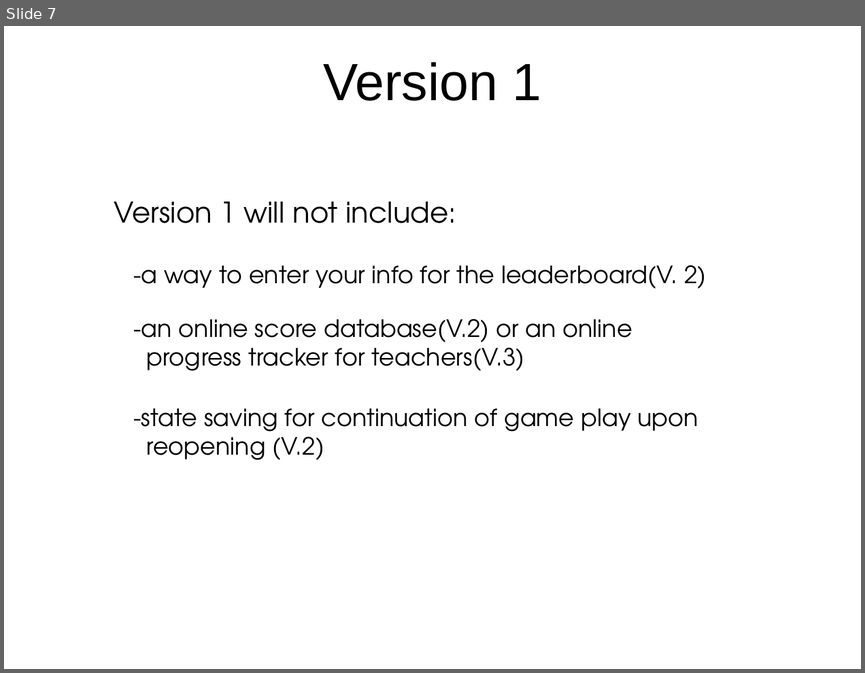
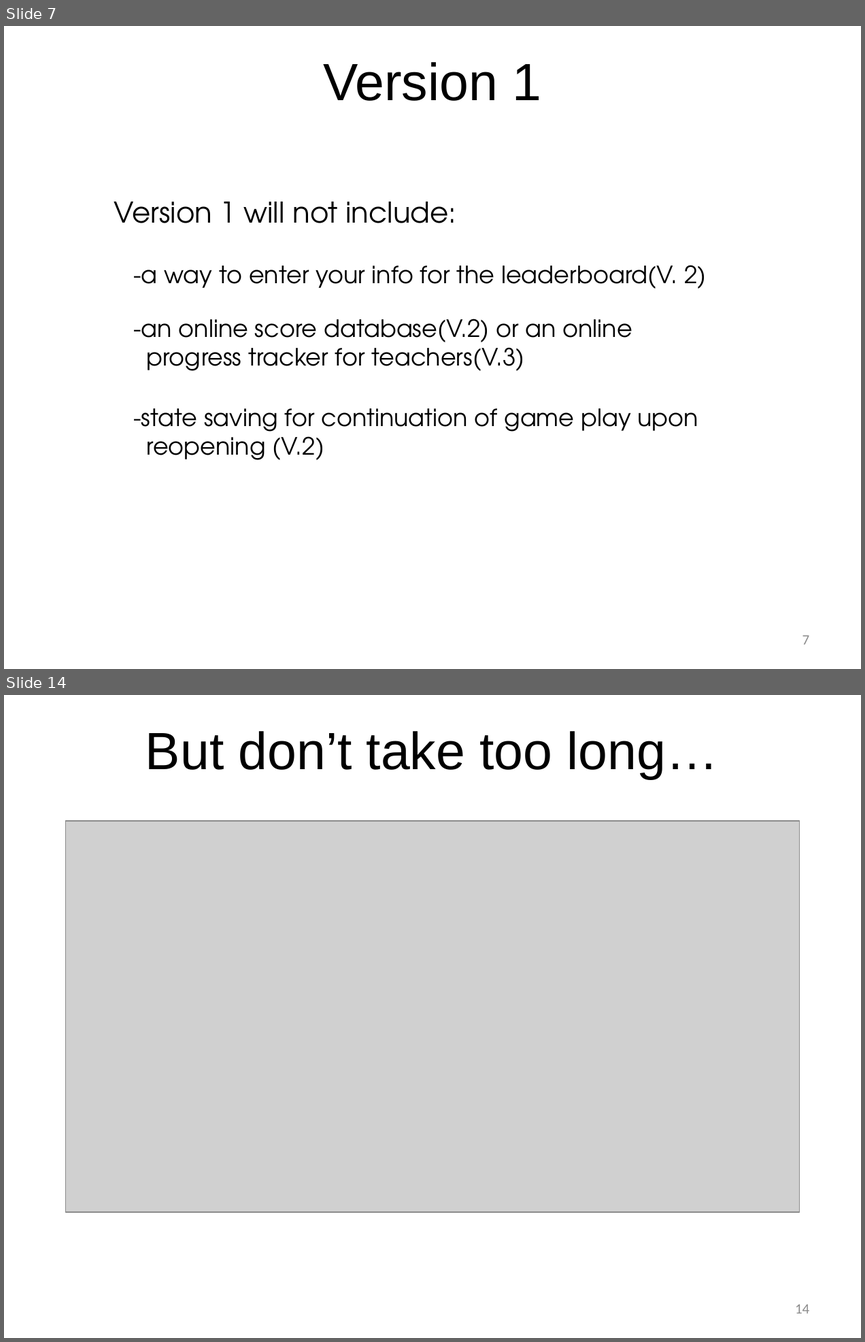
Before and after one commit to coolcatco888/cmpt275group11, a slide deck: documents/presentation1/Presentation1.pptx. Shown one above the other, each under a label of ours: slide 7 before the commit, slides 7 and 14 after it; the slides between them are not shown. The pictures are 865x673 and 865x1342 pixels, drawn with LibreOffice and Linux fonts; fonts in the diff are those of the drawing; grey boxes stand for pictures; background and template pictures are left out. Boxes give left, top, right and bottom in pixels: in the first picture for what was removed or moved away, otherwise in the second. Text is boxed around its words. In the diff, an @@ line names an element or a change of style, - is before the commit and + after.

```diff
--- a/documents/presentation1/Presentation1.pptx
+++ b/documents/presentation1/Presentation1.pptx
@@ slide 14 added at [4,695,861,1338], background picture (left out) @@
@@ title added at [145,731,718,779], 44 pt, text #000000 @@
+But don’t take too long…
@@ picture added at [66,821,799,1212] @@
@@ rectangle added at [149,851,712,1155], fill #FFFFFF, outline #FFFFFF 0.75 pt @@
@@ page number added at [795,1304,809,1313], 12 pt, text #8C8C8C @@
+14
@@ slide 7 changed as well @@
@@ page number added at [802,635,810,644], 12 pt, text #8C8C8C @@
+7
```
Also in this commit, not shown: 6 other slides changed, 8 other slides added, 6 slides removed.
